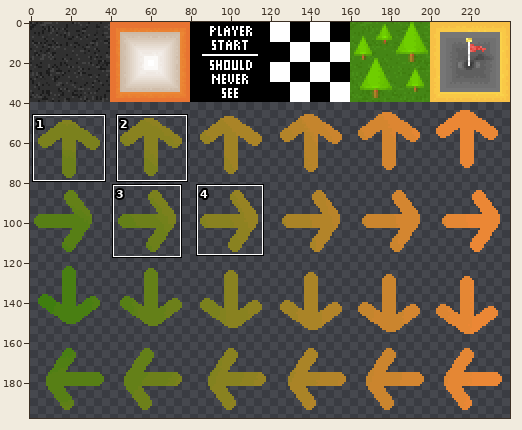
Sprite sheet -- images/track_all_sheet.png. Above: a wide view before the commit, with the close-up outlined.
Close-up. As it was:
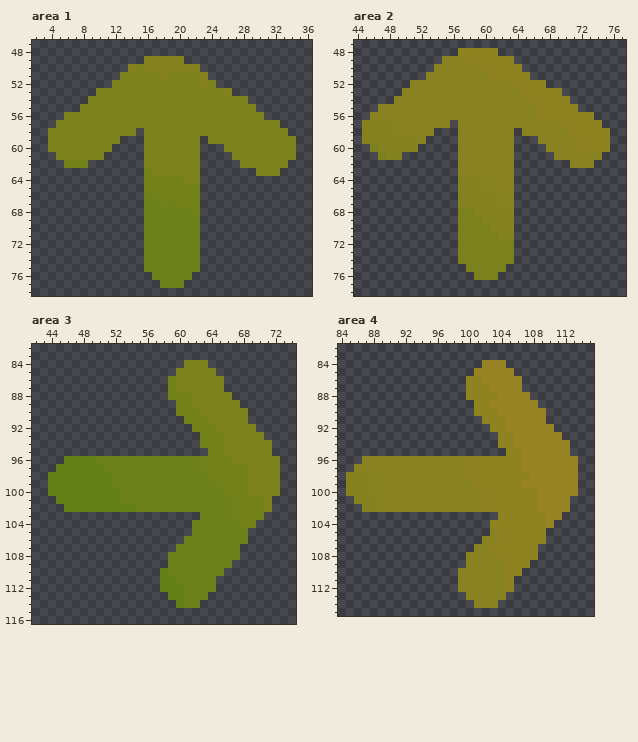
The file is 240x200 pixels. Colours within 5 levels of each other are drawn and written as one. Shown: area 1: x 2..36, y 47..78; area 2: x 44..77, y 47..78; area 3: x 42..74, y 82..116; area 4: x 84..115, y 82..115. The wide view leaves out empty margins. The commit also changed other parts of the picture, which this record leaves out.
New version:
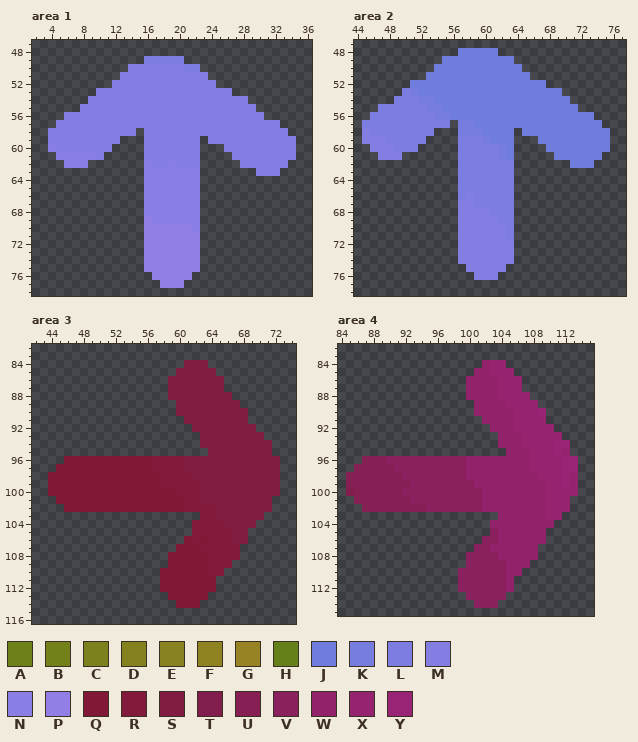
Palette (. is transparent): A #6d801a  B #73811b  C #7b811d  D #83821f  E #898220  F #8f8221  G #978323  H #648018  J #717dde  K #777ddf  L #7d7de1  M #837ee2  N #897ee3  P #927fe5  Q #801935  R #811a3b  S #811c43  T #821e4e  U #851f54  V #8b205e  W #922269  X #96236f  Y #992375
The edit:
Changed rows in their new state; - is an unchanged pixel.
Area 1:
first column x 4:
49 ------------LLLLL--------------
50 ----------MMMMMMMLL------------
51 ---------MMMMMMMMMMM-----------
52 --------MMMMMMMMMMMMM----------
53 ------MMMMMMMMMMMMMMMMM--------
54 -----MMMMMMMMMMMMMMMMMMMM------
55 ----MMMMMMMMMMMMMMMMMMMMMM-----
56 --MMMMMMMMMMMMMMMMMMMMMMMMM----
57 -MMMMMMMMMMMMMMMMMMMMMMMMMMMM--
58 MMMMMMMMMMM-MMMMMMMMMMMMMMMMMM-
59 MMMMMMMMM---MMMMMMM-MMMMMMMMMMM
60 NMMMMMMM----MMMMMMM---MMMMMMMMM
61 -NNNNNM-----MMMMMMM----MMMMMMMM
62 --NNN-------NMMNMMM-----MMMMMM-
63 ------------NNNNNNN-------MMM--
64 ------------NNNNNNN------------
65 ------------NNNNNNN------------
66 ------------NNNNNNN------------
67 ------------NNNNNNN------------
68 ------------NNNNNNN------------
69 ------------PNNNNNN------------
70 ------------PPPPPPN------------
71 ------------PPPPPPP------------
72 ------------PPPPPPP------------
73 ------------PPPPPPP------------
74 ------------PPPPPPP------------
75 ------------PPPPPPP------------
76 -------------PPPPP-------------
77 --------------PPP--------------
Area 2:
first column x 45:
48 ------------JJJJJ--------------
49 ----------JJJJJJJJJ------------
50 ---------JJJJJJJJJJJ-----------
51 --------JJJJJJJJJJJJJ----------
52 ------JJJJJJJJJJJJJJJJJ--------
53 -----LKJJJJJJJJJJJJJJJJJJ------
54 ----LLLKKJJJJJJJJJJJJJJJJJ-----
55 --LLLLLLKKJJJJJJJJJJJJJJJJJ----
56 -LLLLLLLLKKJJJJJJJJJJJJJJJJJJ--
57 LLLLLLLLLLL-KKJJJJJJJJJJJJJJJJ-
58 MLLLLLLLL---KKKJJJJ-JJJJJJJJJJJ
59 MMMLLLLL----LLLKJJJ---JJJJJJJJJ
60 -MMMLLL-----LLLLLKJ----JJJJJJJJ
61 --MMM-------LLLLLKJ-----JJJJJJ-
62 ------------LLLLLLL-------JJJ--
63 ------------LLLLLLL------------
64 ------------LLLLLLL------------
65 ------------LLLLLLL------------
66 ------------LMLLLLL------------
67 ------------MMLLLLL------------
68 ------------MMMMLLL------------
69 ------------MMMMMLL------------
70 ------------MMMMMML------------
71 ------------MMMMMML------------
72 ------------MMMMMMM------------
73 ------------MMMMMMM------------
74 ------------MMMMMMM------------
75 -------------MMMMM-------------
76 --------------MMM--------------
Area 3:
first column x 44:
 84 -----------------SSS---------
 85 ----------------SSSSS--------
 86 ---------------SSSSSSS-------
 87 ---------------SSSSSSS-------
 88 ---------------SSSSSSSS------
 89 ----------------SSSSSSSS-----
 90 ----------------SSSSSSSSS----
 91 -----------------SSSSSSSS----
 92 ------------------SSSSSSSS---
 93 -------------------SSSSSSSS--
 94 -------------------SSSSSSSSS-
 95 --------------------SSSSSSSS-
 96 --QQQQQQQQQQQRRRRSSSSSSSSSSSS
 97 -QQQQQQQQQQQQRRRRSSSSSSSSSSSS
 98 QQQQQQQQQQQQQQRRRRSSSSSSSSSSS
 99 QQQQQQQQQQQQQQRRRRRSSSSSSSSSS
100 QQQQQQQQQQQQQQQQRRRSSSSSSSSSS
101 -QQQQQQQQQQQQQQQQRRSSSSSSSSS-
102 --QQQQQQQQQQQQQQQRRRRSSSSSSS-
103 -------------------RRSSSSSS--
104 ------------------RRRRSSSS---
105 ------------------RRRRRSS----
106 -----------------QRQRRRSS----
107 ----------------QQQRRRRR-----
108 ---------------QQQQQRRRR-----
109 ---------------QQQQQRRR------
110 --------------QQQQQQRR-------
111 --------------QQQQQQQ--------
112 --------------QQQQQQQ--------
113 ---------------QQQQQ---------
114 ----------------QQQ----------
Area 4:
first column x 85:
 84 -----------------WXX---------
 85 ----------------WWXXX--------
 86 ---------------WWWWXXX-------
 87 ---------------WWWWXXX-------
 88 ---------------WWWWXXXX------
 89 ----------------WWWWXXXX-----
 90 ----------------WWWWWXXXY----
 91 -----------------WWWWXXXX----
 92 ------------------WWWXXXXX---
 93 -------------------WWWXXXXX--
 94 -------------------WWWXXXXYY-
 95 --------------------WWWXXXYX-
 96 --UUUVVVVVVVVVVWWWWWWWWXXXXYY
 97 -UUUUUVVVVVVVVVWWWWWWWWXXXXYY
 98 UUUUUUUVVVVVVVVWWWWWWWWWXXXYX
 99 UUUUUUUUVVVVVVVVWWWWWWWWWXXYX
100 TUUUUUUVVVVVVVVVVWWWWWWWWXXXX
101 -UUUUUUUVVVVVVVVVWWWWWWWWXXX-
102 --UUUUUUUUVVVVVVVWWWWWWWWXXX-
103 -------------------WWWWWWXX--
104 ------------------WWWWWWWW---
105 ------------------VWWWWWW----
106 -----------------VVWWWWWW----
107 ----------------VVWWWWWW-----
108 ---------------VVVVWWWWW-----
109 ---------------VVVVVWWW------
110 --------------VVVVVVWW-------
111 --------------VVVVVVW--------
112 --------------VVVVVVW--------
113 ---------------VVVVV---------
114 ----------------VVV----------
Changed places in both close-ups, as pixel boxes (x1, y1, x2, y2):
changed: (48, 56, 296, 288)
changed: (362, 48, 610, 280)
changed: (48, 360, 280, 608)
changed: (346, 360, 578, 608)
